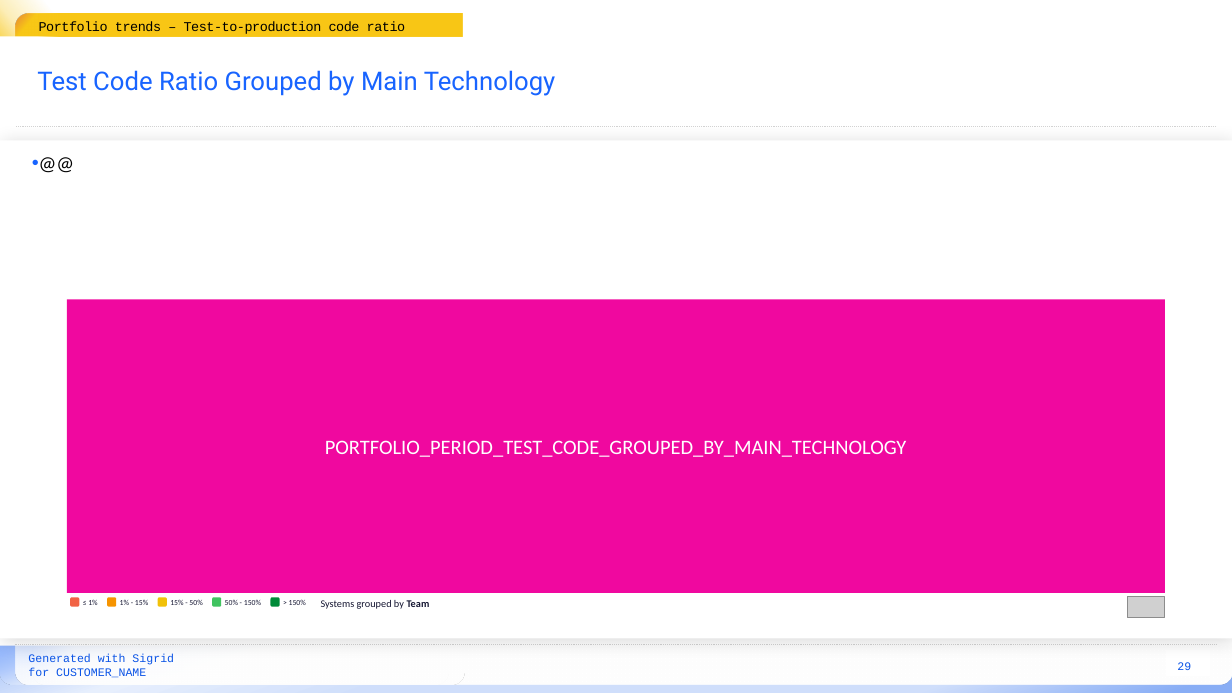
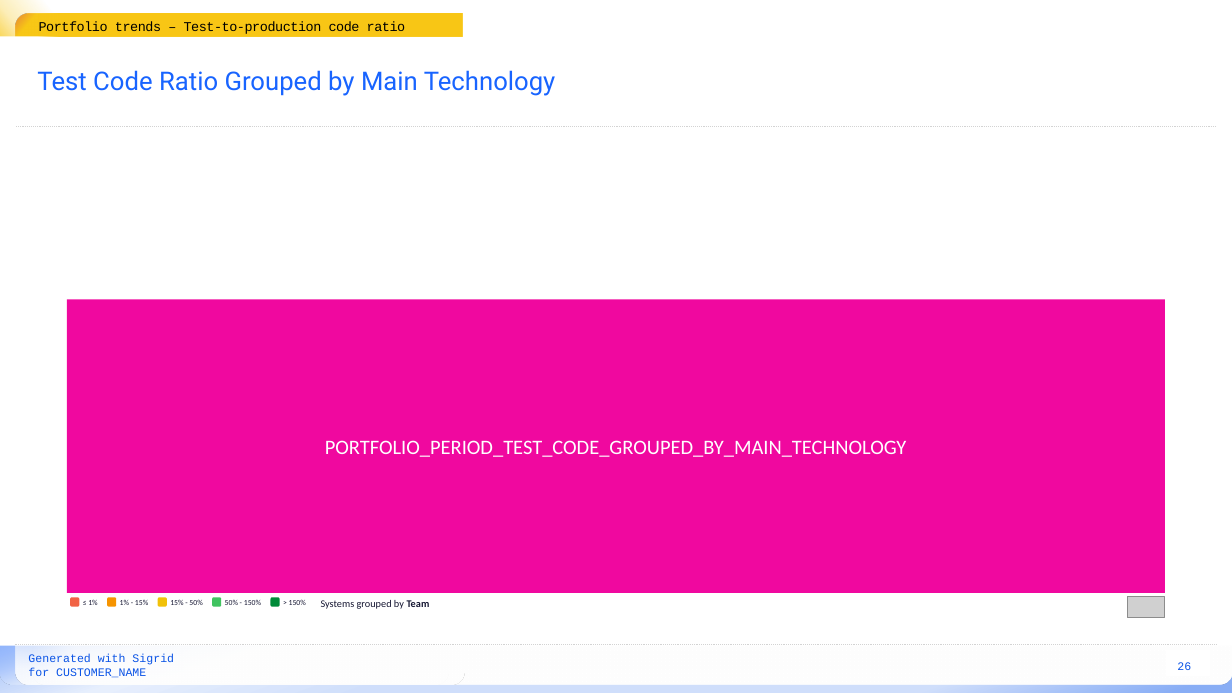
Before and after one commit to Software-Improvement-Group/sigrid-report-generator, a slide deck: slide 26 of src/report_generator/presets/templates/portfolio-change.pptx (slide 29 before the commit). Drawn at 1232x693 pixels with LibreOffice and Linux fonts; fonts in the diff are those of the drawing; grey boxes stand for pictures; background and template pictures are left out. Boxes give left, top, right and bottom in pixels: in the first picture for what was removed or moved away, otherwise in the second. Text is boxed around its words. In the diff, an @@ line names an element or a change of style, - is before the commit and + after.

```diff
--- a/src/report_generator/presets/templates/portfolio-change.pptx
+++ b/src/report_generator/presets/templates/portfolio-change.pptx
@@ rectangle removed at <box>0,140,1232,639</box> @@
@@ text removed at <box>22,142,1186,300</box> @@
-• @@
```
Also in this commit, not shown: 17 other slides changed, 3 slides removed, 1 other file.
